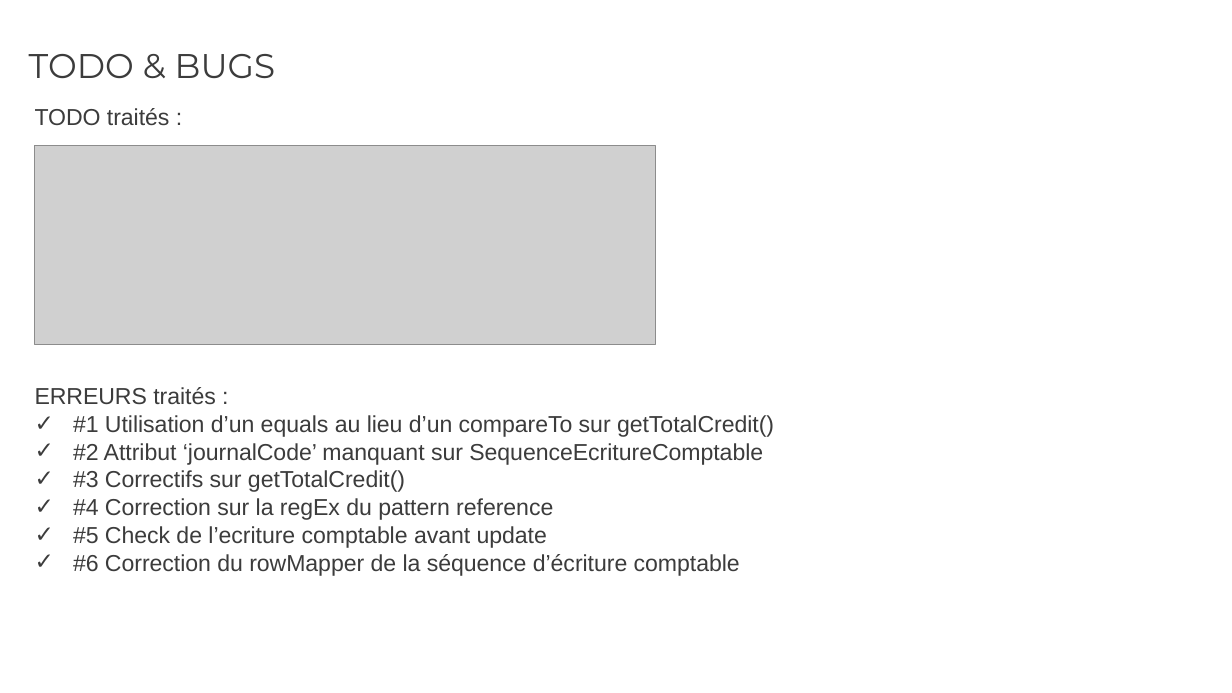
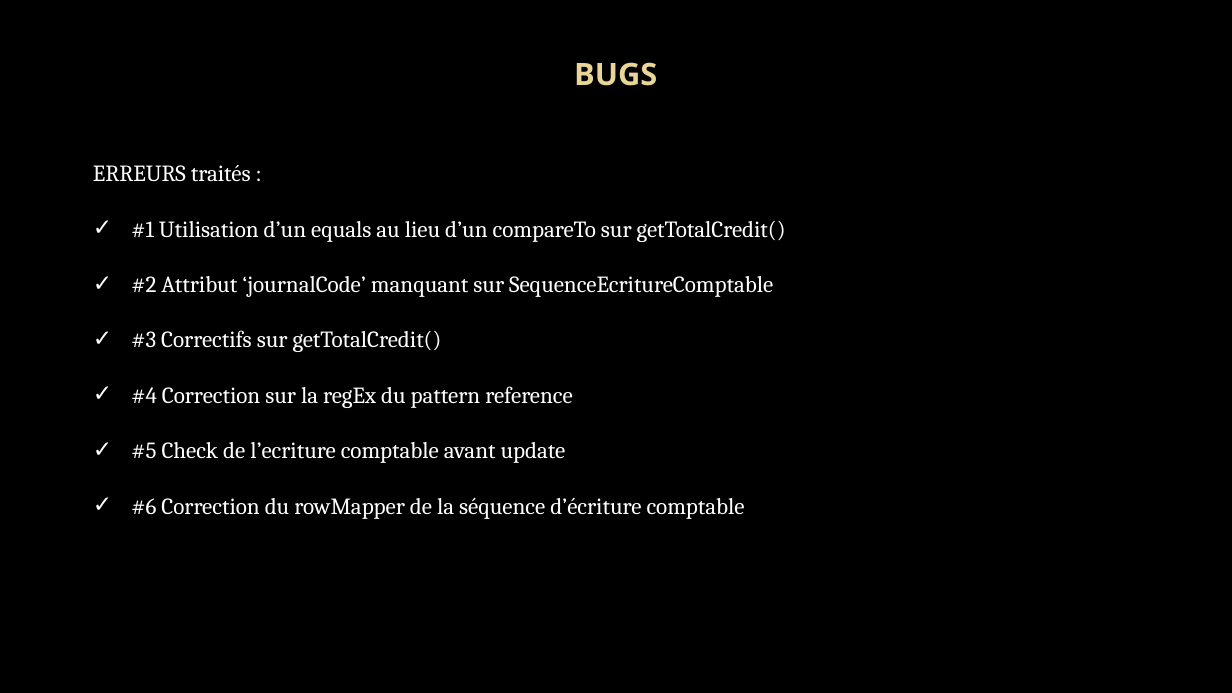
Before and after one commit to rvallet/ocp9-projetB4, a slide deck: slide 2 of doc/Présentation_OCP9_projetB4.pptx (slide 1 before the commit). Drawn at 1232x693 pixels with LibreOffice and Linux fonts; fonts in the diff are those of the drawing; grey boxes stand for pictures; background and template pictures are left out. Boxes give left, top, right and bottom in pixels: in the first picture for what was removed or moved away, otherwise in the second. Text is boxed around its words. In the diff, an @@ line names an element or a change of style, - is before the commit and + after.

```diff
--- a/doc/Présentation_OCP9_projetB4.pptx
+++ b/doc/Présentation_OCP9_projetB4.pptx
@@ background #FFFFFF to picture (left out) @@
@@ title at [574,62,657,86]: text changed; size 20 to 18 pt; font Montserrat to Noto Sans; text colour #3C3C3C to gradient #EAD696 to #E7D081; bold on @@
-TODO & BUGS
+BUGS
@@ text removed at [35,108,170,126] @@
-TODO traités :
@@ picture removed at [34,145,655,344] @@
@@ text "ERREURS traités :": place and size @@
-text "ERREURS traités :" at [35,387,774,576]
+text "ERREURS traités :" at [93,165,786,519]
@@ text "ERREURS traités :" at [93,165,786,519]: font Arial to Cambria, text colour #3C3C3C to #FFFFFF @@
```
Also in this commit, not shown: 10 other slides changed, 4 slides added.
